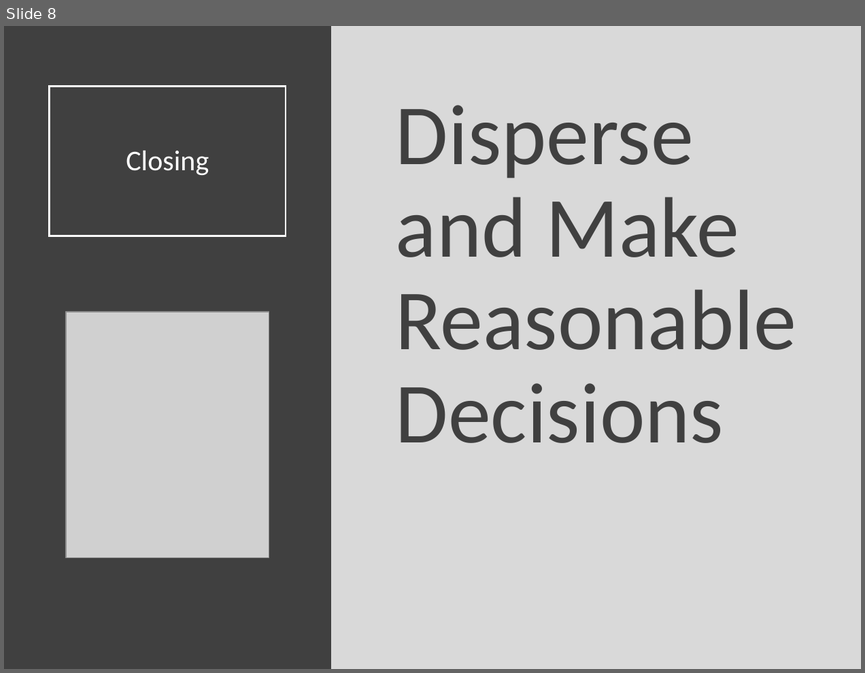
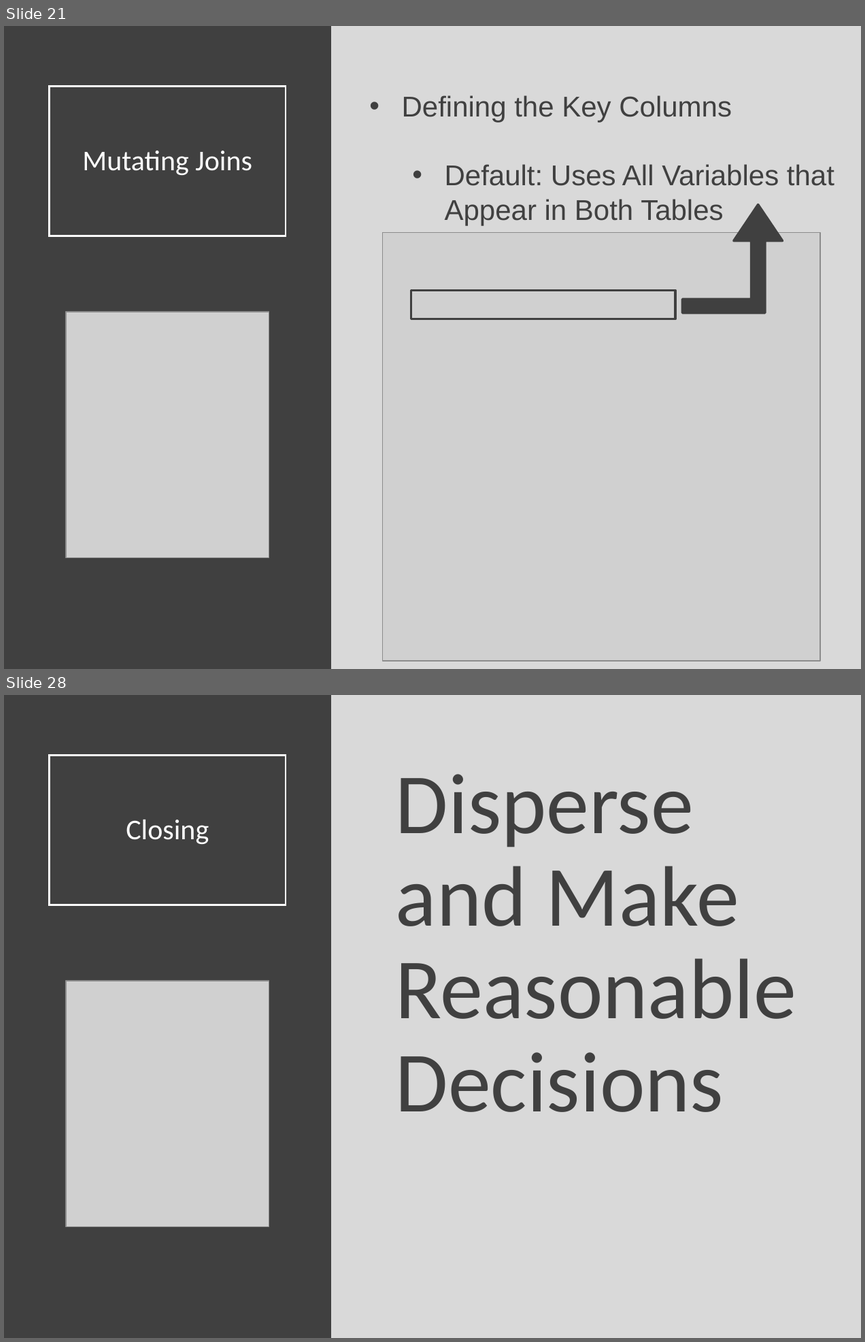
Before and after one commit to Yixf-Self/STOR320_WEBSITE, a slide deck: Lecture/Lecture 14/Lecture 14.pptx. Shown one above the other, each under a label of ours: slide 8 before the commit, slides 21 and 28 after it; the slides between them are not shown. The pictures are 865x673 and 865x1342 pixels, drawn with LibreOffice and Linux fonts; fonts in the diff are those of the drawing; grey boxes stand for pictures. Boxes give left, top, right and bottom in pixels: in the first picture for what was removed or moved away, otherwise in the second. Text is boxed around its words. In the diff, an @@ line names an element or a change of style, - is before the commit and + after.

```diff
--- a/Lecture/Lecture 14/Lecture 14.pptx
+++ b/Lecture/Lecture 14/Lecture 14.pptx
@@ slide 21 added at (x1=4, y1=26, x2=861, y2=669), background #D9D9D9 @@
@@ rectangle added at (x1=4, y1=26, x2=331, y2=669), fill #404040 @@
@@ title added at (x1=50, y1=86, x2=286, y2=236), outline #FFFFFF 1.5 pt, 24 pt, text #FFFFFF @@
+Mutating Joins
@@ text added at (x1=402, y1=95, x2=834, y2=225), 24 pt, text #404040 @@
+• Defining the Key Columns
+  • Default: Uses All Variables that Appear in Both Tables
@@ bent up arrow added at (x1=683, y1=204, x2=783, y2=312), fill #404040, outline #404040 2 pt @@
@@ picture added at (x1=383, y1=233, x2=821, y2=661) @@
@@ rectangle added at (x1=411, y1=290, x2=675, y2=318), outline #404040 2 pt @@
@@ picture added at (x1=66, y1=312, x2=269, y2=557) @@
@@ what was slide 8 is now slide 28 @@
```
Also in this commit, not shown: 26 other slides added, 7 slides removed, 6 other files.
